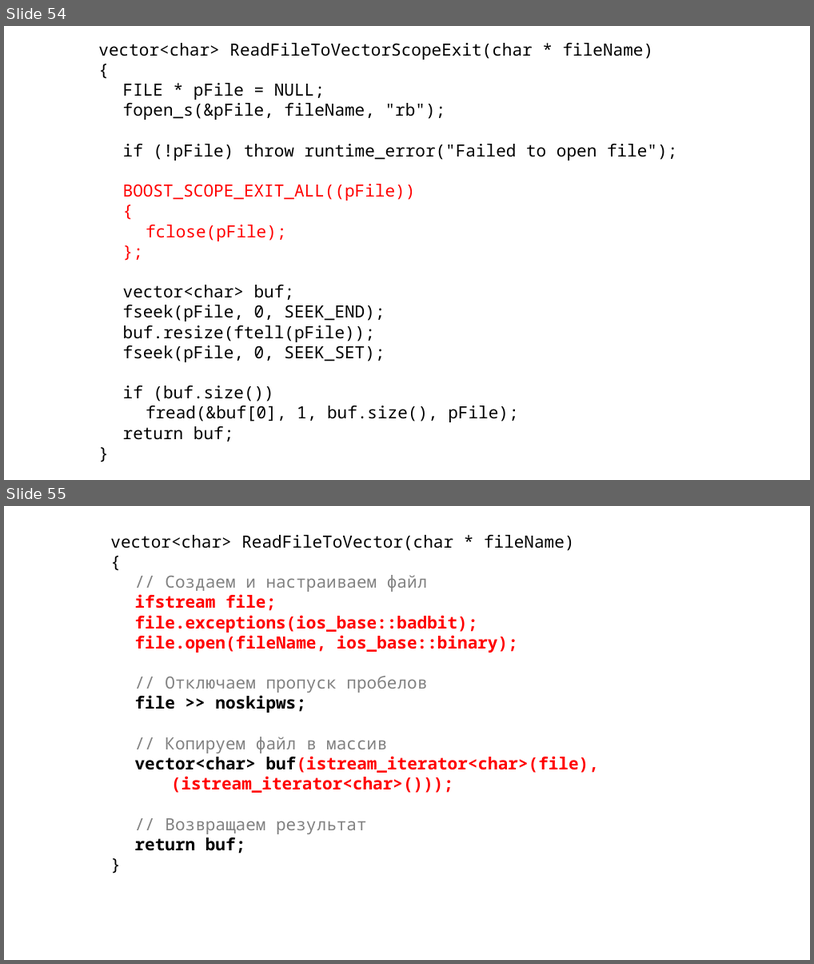
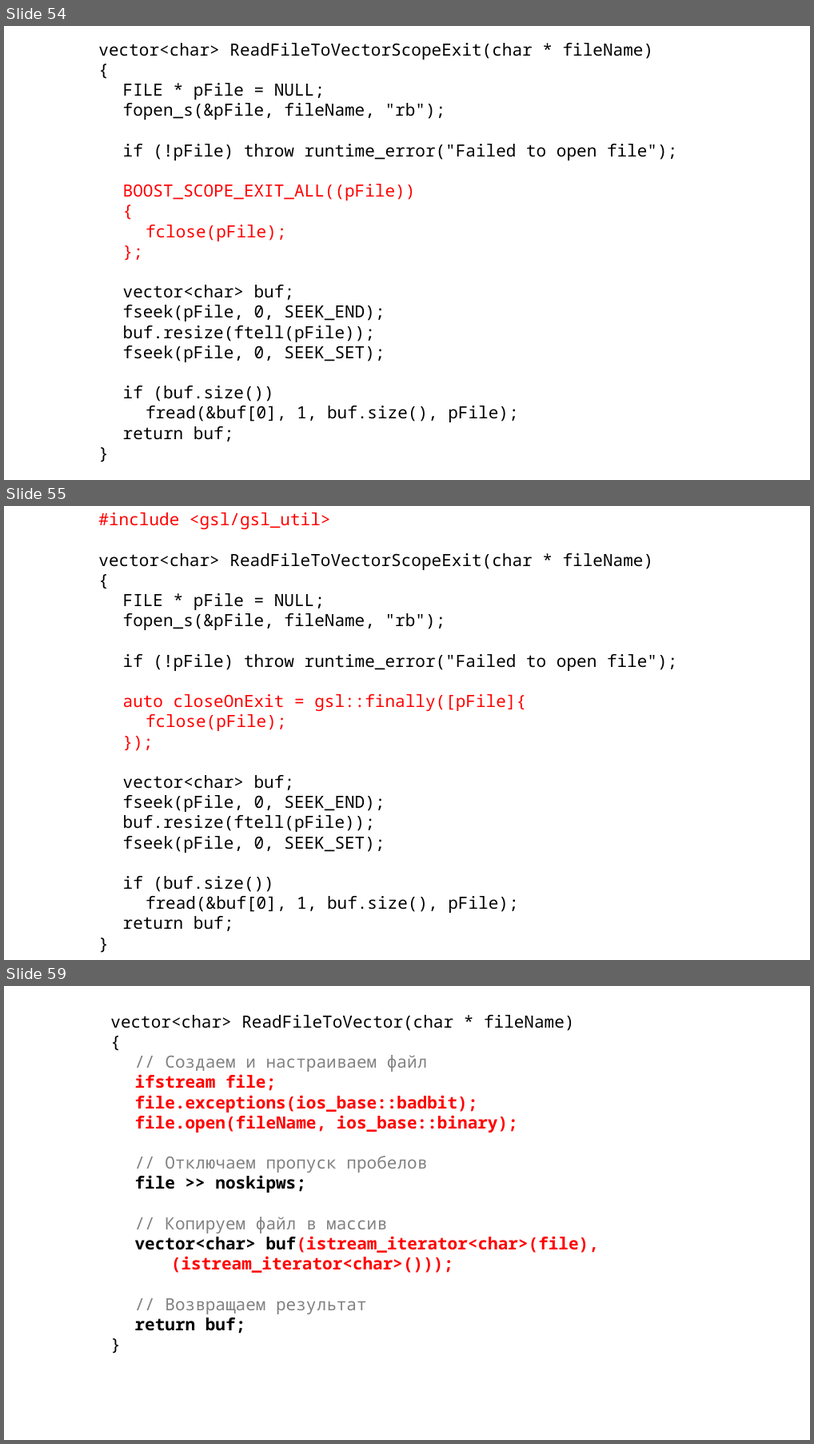
Before and after one commit to alexey-malov/oop, a slide deck: lectures/05/Обработка ошибок и исключительных ситуаций.pptx. Shown one above the other, each under a label of ours: slides 54 and 55 before the commit, slides 54, 55 and 59 after it; the slides between them are not shown. The pictures are 814x964 and 814x1444 pixels, drawn with LibreOffice and Linux fonts; fonts in the diff are those of the drawing. Boxes give left, top, right and bottom in pixels: in the first picture for what was removed or moved away, otherwise in the second. Text is boxed around its words. In the diff, an @@ line names an element or a change of style, - is before the commit and + after.

```diff
--- a/lectures/05/Обработка ошибок и исключительных ситуаций.pptx
+++ b/lectures/05/Обработка ошибок и исключительных ситуаций.pptx
@@ slide 55 added at (4, 506, 810, 960), background #FFFFFF @@
@@ text added at (98, 512, 678, 931), 20 pt, text #000000 @@
+#include <gsl/gsl_util>
+vector<char> ReadFileToVectorScopeExit(char * fileName)
+{
+FILE * pFile = NULL;
+fopen_s(&pFile, fileName, "rb");
+if (!pFile) throw runtime_error("Failed to open file");
+auto closeOnExit = gsl::finally([pFile]{
+fclose(pFile);
+});
+vector<char> buf;
+fseek(pFile, 0, SEEK_END);
+buf.resize(ftell(pFile));
+fseek(pFile, 0, SEEK_SET);
+if (buf.size())
+fread(&buf[0], 1, buf.size(), pFile);
+return buf;
+}
@@ what was slide 55 is now slide 59 @@
```
Also in this commit, not shown: 5 slides changed, 3 other slides added, 4 other files.
